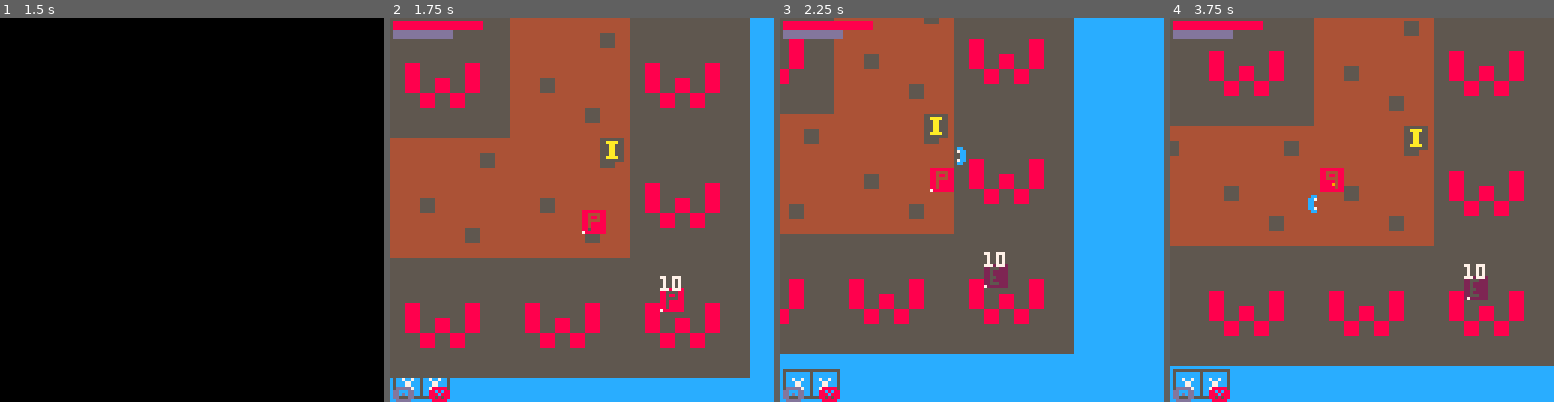
Above: before the commit, frames 1-4 (left to right).
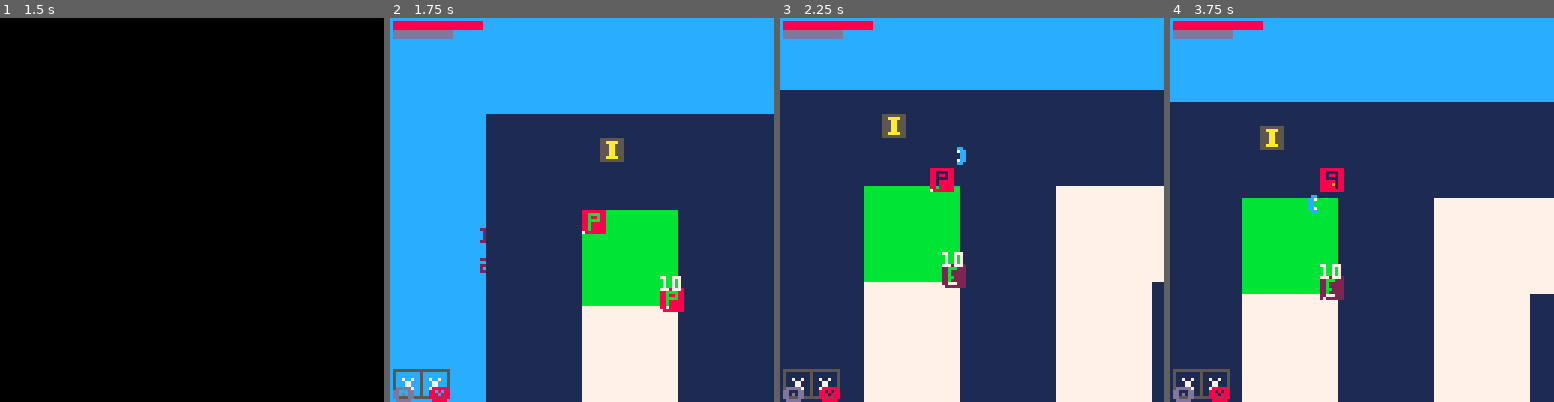
Above: after the commit, the same moments.

Repository: FrederikHR/GDB
Game: PICO-8 cartridge NewGame/main.p8
Same seed, same stepped clock (60 frames per second), same inputs: the game is played once before the commit and once after it.
Inputs:
- Up to frame 1 (1.5 s): tap X (X key) at 0.33, 1.07 s; tap O (Z key) at 0.7 s
- Up to frame 2 (1.75 s): hold Right from 1.6 s (still down); tap O (Z key) at 1.7 s
- Up to frame 3 (2.25 s): tap X (X key) at 1.85 s; release Right at 2.1 s; tap O (Z key) at 2.1 s; hold Up from 2.15 s (still down)
- Up to frame 4 (3.75 s): release Up at 2.42 s; hold Right 2.47-3.03 s; tap O (Z key) every 0.4 s from 2.5 to 3.7 s; tap X (X key) at 2.97 s; hold Left 3.08-3.58 s; hold Down from 3.63 s (still down)

Frame 1 is identical in both runs. In frame 2, 95% of the frame differs, in the area x 0-100%, y 0-100%; in frame 3, 94%; in frame 4, 98%.

Commit message:
maze wall rework

Diff:
--- a/NewGame/scripts/entities/player.lua
+++ b/NewGame/scripts/entities/player.lua
@@ -114,7 +114,7 @@
 
 
     --map collision
-    find_map_tile(p)
+    --[[find_map_tile(p)
     local updown=player_collide_map(p,"updown")
     if abs(p.dy)>0 and updown[1] then
 		if updown[2] then
@@ -135,7 +135,7 @@
             if (p.dx>0) p.dx=0
             p.x=p.curr_mt.x*p.curr_mt.scale*3*8+2*p.curr_mt.scale*8+p.curr_mt.ox-p.sz*8
         end
-    end
+    end]]--
 
     --update position
     p.x+=p.dx
--- a/NewGame/scripts/levelgen/init.lua
+++ b/NewGame/scripts/levelgen/init.lua
@@ -1,5 +1,5 @@
 prl = {}
-maze_size = 5
+maze_size = 4
 current_map={}
 maze={}
 
@@ -11,67 +11,27 @@
     backtrack(maze,maze_size,maze_size)
 end
 
-function draw_real_level()
-    local ox,oy = maze[1][1].ox,maze[1][1].oy
-    local scale = maze[1][1].scale
-    for x = 1,maze_size do
-        for y = 1,maze_size do
-            if p.x > (x-1)*scale*3*8+ox and p.x < (x+3)*scale*3*8+ox and p.y > (y-1)*scale*3*8+oy and p.y < (y+3)*scale*3*8+oy then
-                draw_real_maze_room(x,y,maze[x][y],scale,ox,oy)
-            end
-        end
-    end
-end
-
-function draw_real_maze_room(x,y,room,scale,ox,oy)
-    local size = 3
-    local rx=x*size*scale
-    local ry=y*size*scale
-    for i=1,3 do
-        for j=1,3 do
-            pix2mset(rx+(i-1)*scale,ry+(j-1)*scale,241,scale,ox,oy)
-        end
-    end
-
-    pix2mset(rx+1*scale,ry+1*scale,240,scale,ox,oy)
-    if (not room.left_wall) pix2mset(rx,ry+1*scale,240,scale,ox,oy)--mset(x*size, y*size+1, 240)
-    if (not room.right_wall) pix2mset(rx+2*scale,ry+1*scale,240,scale,ox,oy)--mset(x*size+2, y*size+1, 240)
-    if (not room.bottom_wall) pix2mset(rx+1*scale,ry+2*scale,240,scale,ox,oy)--mset(x*size+1, y*size+2, 240)
-    if (not room.top_wall) pix2mset(rx+1*scale,ry,240,scale,ox,oy)--mset(x*size+1, y*size, 240)
-end
-
-function pix2mset(x,y,sprite,scale,ox,oy)
-    local sx,sy = get_sspr_x_y(sprite)
-    sspr(sx,sy,8,8,x*8+ox,y*8+oy,scale*8,scale*8)
-end
-
---[[
 function draw_level()
-    for x = 1,maze_size do
-        for y = 1,maze_size do
+    for x = 1,#maze do
+        for y = 1,#maze[1] do
             --draw_rect(x,y, flr(prl.fmap[x][y]))
             draw_maze_room(x,y,maze[x][y])
         end
     end
 end
 
+function draw_maze_room(x,y,room)
+    local size = 32
 
-function draw_rect(x,y, color)
-    size = 4
-    rectfill(x*size, y*size, (x*size)+size-1, (y*size)+size-1, color)
+    rectfill(x*size, y*size, x*size+size, y*size+size, 7)
+    if room.goal then
+        rectfill(x*size, y*size, x*size+size, y*size+size, 11)
+    end
+    if room.is_wall then
+        rectfill(x*size, y*size, x*size+size, y*size+size, 1)
+        if room.goal then
+            rectfill(x*size, y*size, x*size+size, y*size+size, 9)
+        end
+    end
+
 end
-
-
-function draw_maze_room(x,y,room)
-    local size = 3
-    rectfill(x*size, y*size, (x*size)+size-1, (y*size)+size-1, 5)
-    rectfill(x*size+1, y*size+1, x*size+1, y*size+1, 7)
-
-    if (room.main_path == true) rectfill(x*size+1, y*size+1, x*size+1, y*size+1, 8)
-    if (room.goal == true) rectfill(x*size+1, y*size+1, x*size+1, y*size+1, 11)
-    if (room.left_wall == false) rectfill(x*size, y*size+1, x*size, y*size+1, 7)
-    if (room.right_wall == false) rectfill(x*size+2, y*size+1, x*size+2, y*size+1, 7)
-    if (room.bottom_wall == false) rectfill(x*size+1, y*size+2, x*size+1, y*size+2, 7)
-    if (room.top_wall == false) rectfill(x*size+1, y*size, x*size+1, y*size, 7)
-end
-]]
--- a/NewGame/scripts/levelgen/recursive-backtracker.lua
+++ b/NewGame/scripts/levelgen/recursive-backtracker.lua
@@ -2,22 +2,17 @@
 function init_maze(width, height,scale,ox,oy)
     local maze = {}
 
-    for x=0, width do
+    for x=1, (width*2)+1 do
         maze[x] = {}
-        for y = 0, height do
+        for y = 1, (height*2)+1 do
             maze[x][y] = {}
             maze[x][y].y = y
             maze[x][y].x = x
-            maze[x][y].scale=scale
-            maze[x][y].ox=ox
-            maze[x][y].oy=oy
             maze[x][y].visited = false
             maze[x][y].main_path = false
             maze[x][y].goal = false
-            maze[x][y].top_wall = true
-            maze[x][y].right_wall = true
-            maze[x][y].left_wall = true
-            maze[x][y].bottom_wall = true
+
+            maze[x][y].is_wall = true
         end
     end
     return maze
@@ -28,18 +23,22 @@
 -- when no more unvisited rooms are adjacent to the current room, move back one step by popping stack
 -- when every room has been visited once, the remaining stack is the solution to the maze (path from first to last room)
 function backtrack(maze, width, height)
-    local current = maze[1][1]
-    local finish = maze[width][height]
+    local current = maze[2][2]
+    local finish = maze[width*2][height*2]
     current.goal = true
     finish.goal = true
     current.visited = true
+    current.is_wall = false
     local stack = {}
     local vcount = 1
     while (vcount < width*height) do
-        next = unvisited_neighbour(maze, current.x, current.y, width, height)
+        printh("current: "..current.x..","..current.y)
+        next = unvisited_neighbour(maze, current.x, current.y, width*2, height*2)
         if next != nil then
-            remove_separating_wall(current, next)
+            printh("visiting: "..next.x..","..next.y)
+            remove_separating_wall(current, next, maze)
             next.visited = true
+            next.is_wall = false
             vcount += 1
             stack[#stack+1] = current
             current = next
@@ -61,28 +60,24 @@
 -- returns nil if all rooms have already been visited
 function unvisited_neighbour(maze, x, y, width, height)
     local unvisited = {}
-    if (x > 1 and maze[x-1][y].visited == false) unvisited[#unvisited+1] = maze[x-1][y]
-    if (y > 1 and maze[x][y-1].visited == false) unvisited[#unvisited+1] = maze[x][y-1]
-    if (x < width and maze[x+1][y].visited == false) unvisited[#unvisited+1] = maze[x+1][y]
-    if (y < height and maze[x][y+1].visited == false) unvisited[#unvisited+1] = maze[x][y+1]
+    if (x > 3 and maze[x-2][y].visited == false) unvisited[#unvisited+1] = maze[x-2][y]
+    if (y > 3 and maze[x][y-2].visited == false) unvisited[#unvisited+1] = maze[x][y-2]
+    if (x < width and maze[x+2][y].visited == false) unvisited[#unvisited+1] = maze[x+2][y]
+    if (y < height and maze[x][y+2].visited == false) unvisited[#unvisited+1] = maze[x][y+2]
     if (#unvisited == 0) return nil
 
     return rnd(unvisited)
 end
 
--- remove the two walls that separate rooms a and b
-function remove_separating_wall(a, b)
+-- remove the wall that separate rooms a and b
+function remove_separating_wall(a, b, maze)
     if a.x > b.x then
-        a.left_wall = false
-        b.right_wall = false
+        maze[a.x-1][a.y].is_wall = false
     elseif a.x < b.x then
-        a.right_wall = false
-        b.left_wall = false
+        maze[a.x+1][a.y].is_wall = false
     elseif a.y < b.y then
-        a.bottom_wall = false
-        b.top_wall = false
+        maze[a.x][a.y+1].is_wall = false
     else
-        a.top_wall = false
-        b.bottom_wall = false
+        maze[a.x][a.y-1].is_wall = false
     end
 end
--- a/NewGame/scripts/scenes/game.lua
+++ b/NewGame/scripts/scenes/game.lua
@@ -35,7 +35,7 @@
     --map(0,0)
     --mset(0,0,32)
     --if not map_drawn then
-    draw_real_level()
+    draw_level()
     --    map_drawn=true
     --end
     --map(0,0)
